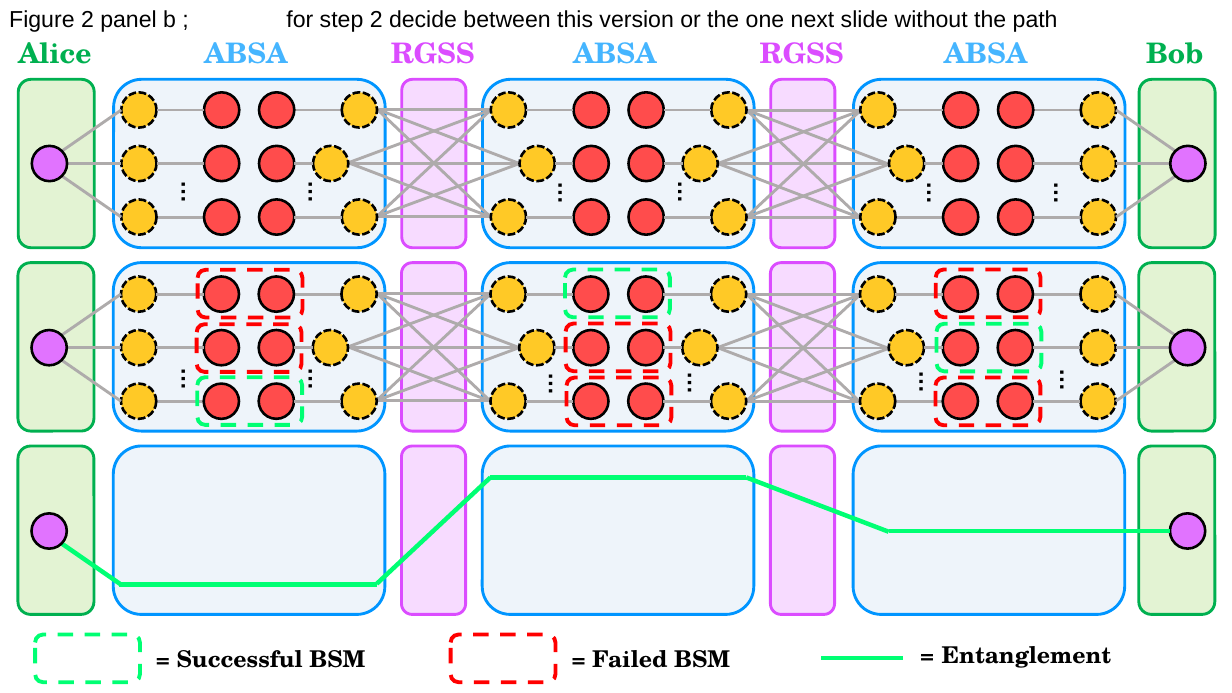
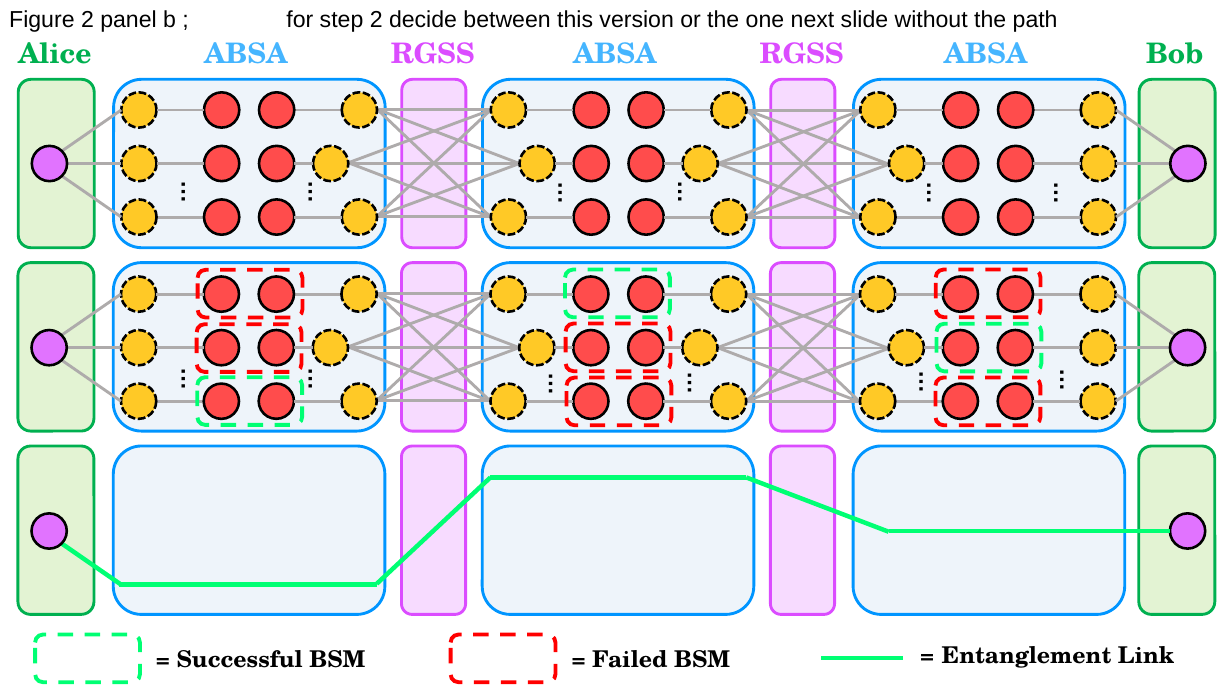
Before and after one commit to EliottFlechtner/entanglement-purification-scheduler, a slide deck: slide 3 of thesis/figures/design-doc/design_sheet.pptx. Drawn at 1232x693 pixels with LibreOffice and Linux fonts; fonts in the diff are those of the drawing. Boxes give left, top, right and bottom in pixels: in the first picture for what was removed or moved away, otherwise in the second. Text is boxed around its words. In the diff, an @@ line names an element or a change of style, - is before the commit and + after.

```diff
--- a/thesis/figures/design-doc/design_sheet.pptx
+++ b/thesis/figures/design-doc/design_sheet.pptx
@@ text at [942,646,1174,668]: text changed @@
-= Entanglement
+= Entanglement Link
```
Also in this commit, not shown: 3 other slides changed, 12 other files.
